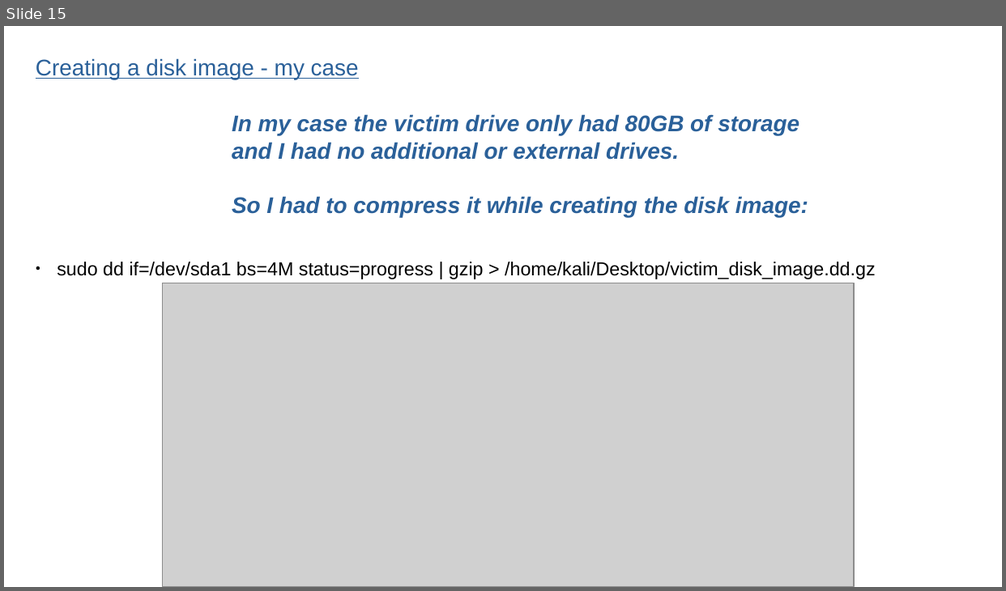
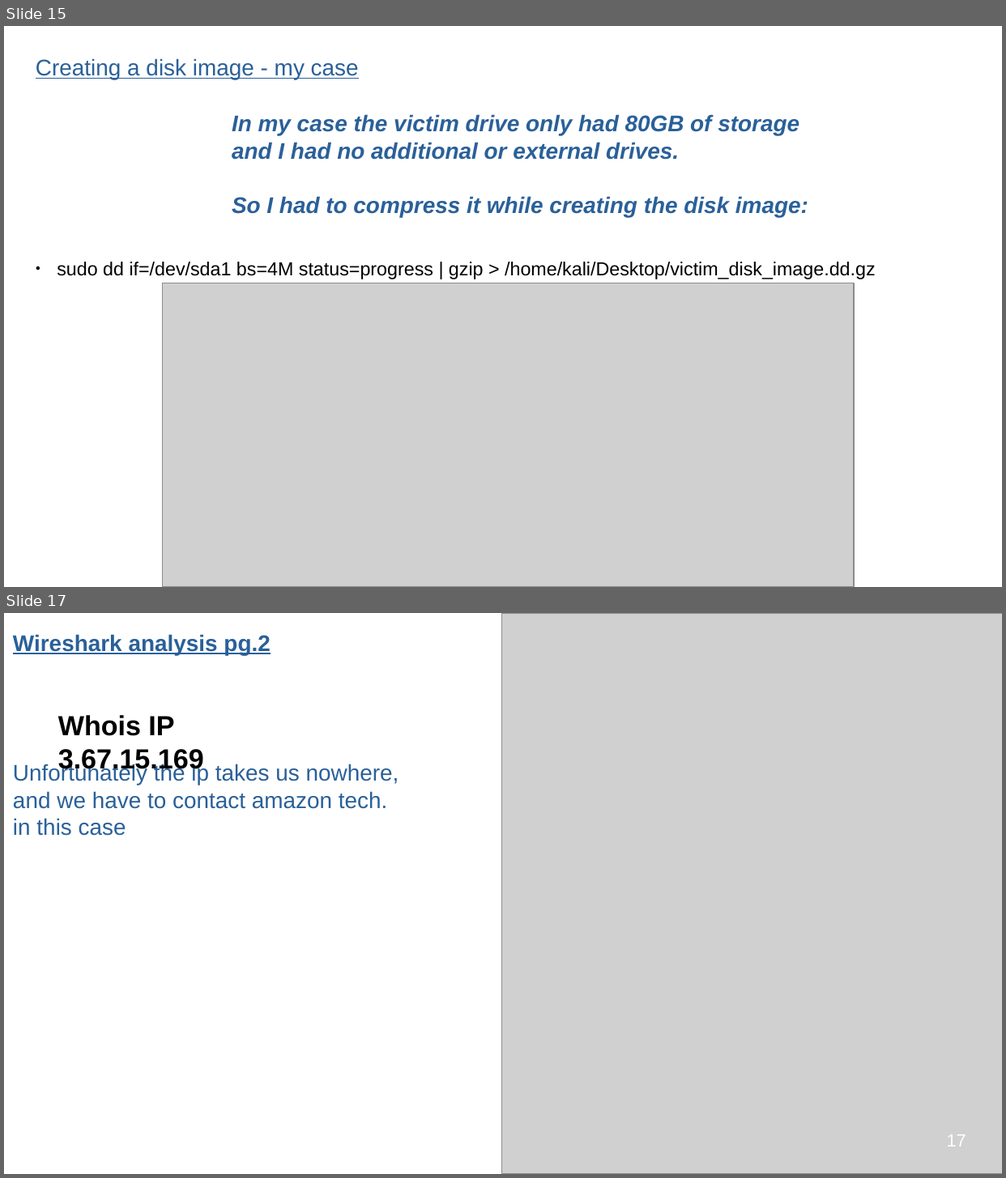
Before and after one commit to dzoraj/Simulated-Corporate-Cyber-Attack, a slide deck: Simulated Corporate Cyber-Attack.odp. Shown one above the other, each under a label of ours: slide 15 before the commit, slides 15 and 17 after it; the slides between them are not shown. The pictures are 1006x591 and 1006x1178 pixels, drawn with LibreOffice and Linux fonts; fonts in the diff are those of the drawing; grey boxes stand for pictures. Boxes give left, top, right and bottom in pixels: in the first picture for what was removed or moved away, otherwise in the second. Text is boxed around its words. In the diff, an @@ line names an element or a change of style, - is before the commit and + after.

Commit message:
Wireshark part

```diff
--- a/Simulated Corporate Cyber-Attack.odp
+++ b/Simulated Corporate Cyber-Attack.odp
@@ slide 17 added at (4, 613, 1002, 1174), background #FFFFFF @@
@@ text added at (13, 634, 270, 655), 18 pt, text #2A6099, bold, underline @@
+Wireshark analysis pg.2
@@ picture added at (502, 613, 1002, 1174) @@
@@ text added at (58, 715, 204, 773), 22 pt, text #000000, bold @@
+Whois IP 3.67.15.169
@@ text added at (13, 764, 399, 836), 18 pt, text #2A6099 @@
+Unfortunately the ip takes us nowhere,
+and we have to contact amazon tech.
+in this case
@@ page number added at (947, 1135, 966, 1147), 14 pt, text #FFFFFF @@
+17
```
Also in this commit, not shown: 3 slides changed, 2 other slides added, 2 slides removed, 5 other files.
